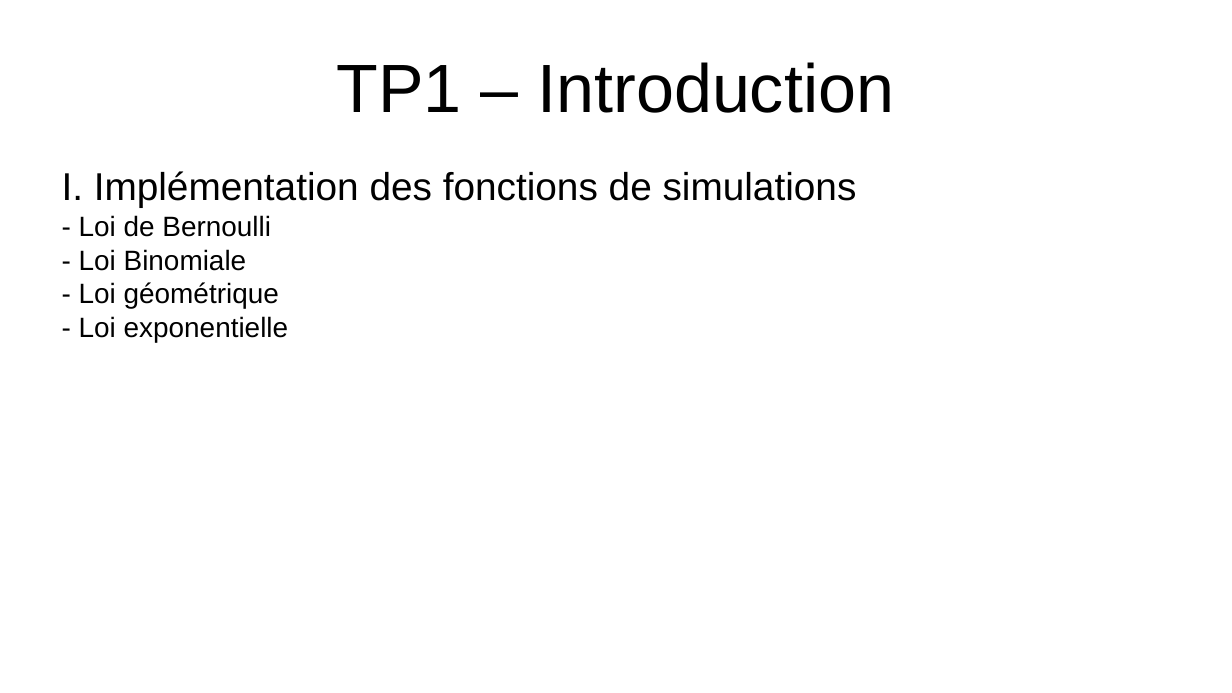
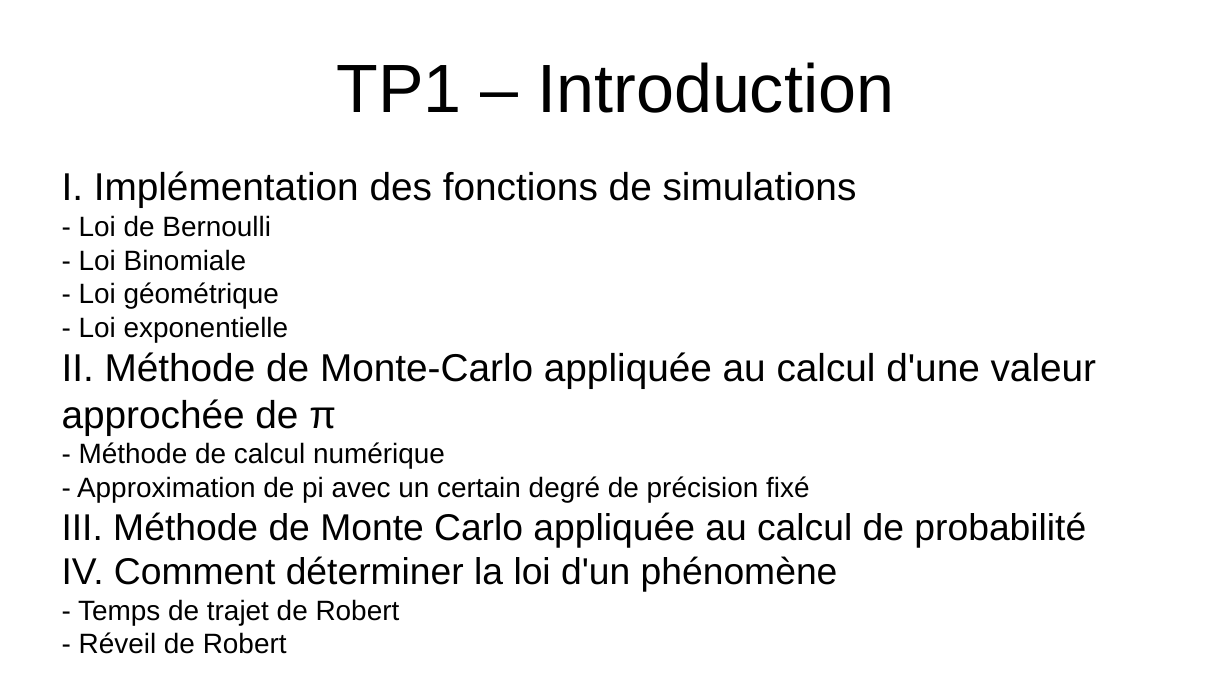
Before and after one commit to WIDEROZ/ESISAR-3A, a slide deck: slide 1 of Mathématiques/Oral/TP1.odp. Drawn at 1232x693 pixels with LibreOffice and Linux fonts; fonts in the diff are those of the drawing. Boxes give left, top, right and bottom in pixels: in the first picture for what was removed or moved away, otherwise in the second. Text is boxed around its words. In the diff, an @@ line names an element or a change of style, - is before the commit and + after.

```diff
--- a/Mathématiques/Oral/TP1.odp
+++ b/Mathématiques/Oral/TP1.odp
@@ subtitle at <box>62,352,1097,625</box>: paragraphs added @@
+II. Méthode de Monte-Carlo appliquée au calcul d'une valeur approchée de π
+- Méthode de calcul numérique
+- Approximation de pi avec un certain degré de précision fixé
+III. Méthode de Monte Carlo appliquée au calcul de probabilité
+IV. Comment déterminer la loi d'un phénomène
+- Temps de trajet de Robert
+- Réveil de Robert
```
Also in this commit, not shown: 1 other slide changed, 4 other files.
